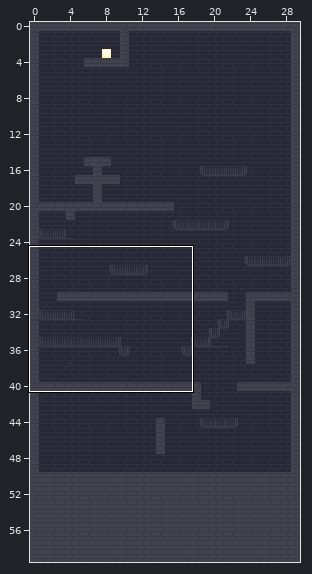
Tiled map -- levels/level_1/tilemap.tmx. Above: a wide view before the commit, with the close-up outlined.
Close-up. Old version:
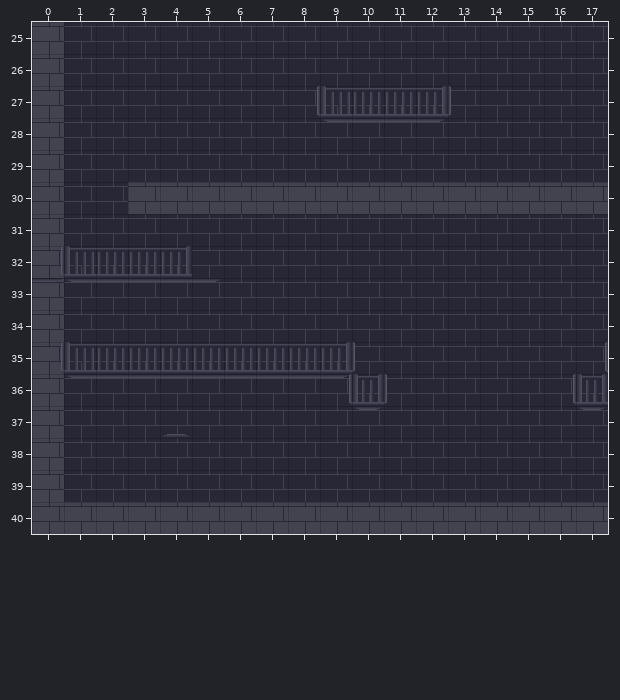
Cells are 32x32 px. Shown: x 0..17, y 25..40. The commit also changed other parts of the map, which this record leaves out.
The result:
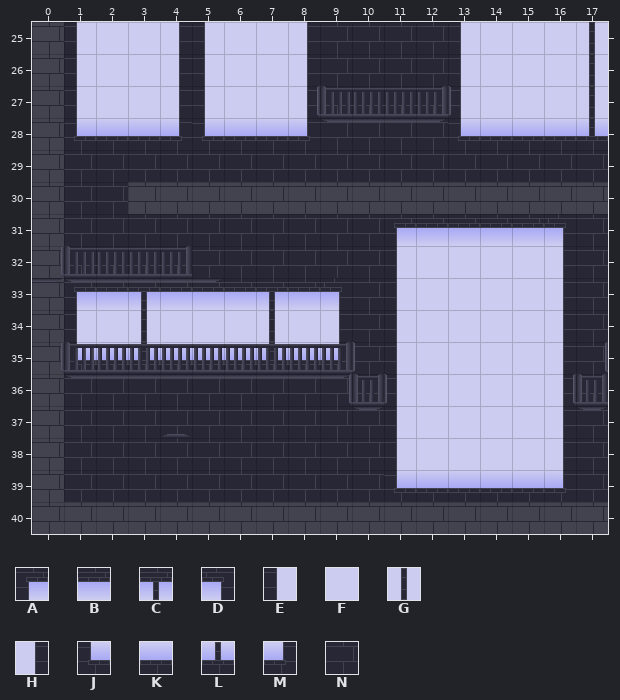
Key: from "new_buildingtileset": A 40, B 41, C 42, D 43, E 48, F 49, G 50, H 51, J 56, K 57, L 58, M 59, N 61.
_ is an empty cell.
The edit:
Layer "background":
Tile N becomes tile A in row 31 at x 11; in row 33 at x 1.
Tile N becomes tile B in row 31 at x 12 to 15; in row 33 at x 2, 4 to 6 and 8.
Tile N becomes tile C in row 33 at x 3 and 7.
Tile N becomes tile D in row 31 at x 16; in row 33 at x 9.
Tile N becomes tile E in rows 25 to 27 at x 1, 5 and 13; in rows 32 to 33 at x 11; in row 34 at x 1 and 11; in rows 35 to 38 at x 11.
Tile N becomes tile F in rows 25 to 27 at x 2 to 3, 6 to 7 and 14 to 16; in rows 32 to 33 at x 12 to 15; in row 34 at x 2, 4 to 6, 8 and 12 to 15; in rows 35 to 38 at x 12 to 15.
Tile N becomes tile G in rows 25 to 27 at x 17; in row 34 at x 3 and 7.
Tile N becomes tile H in rows 25 to 27 at x 4 and 8; in rows 32 to 33 at x 16; in row 34 at x 9 and 16; in rows 35 to 38 at x 16.
Tile N becomes tile J in row 28 at x 1, 5 and 13; in row 35 at x 1; in row 39 at x 11.
Tile N becomes tile K in row 28 at x 2 to 3, 6 to 7 and 14 to 16; in row 35 at x 2, 4 to 6 and 8; in row 39 at x 12 to 15.
Tile N becomes tile L in row 28 at x 17; in row 35 at x 3 and 7.
Tile N becomes tile M in row 28 at x 4 and 8; in row 35 at x 9; in row 39 at x 16.
